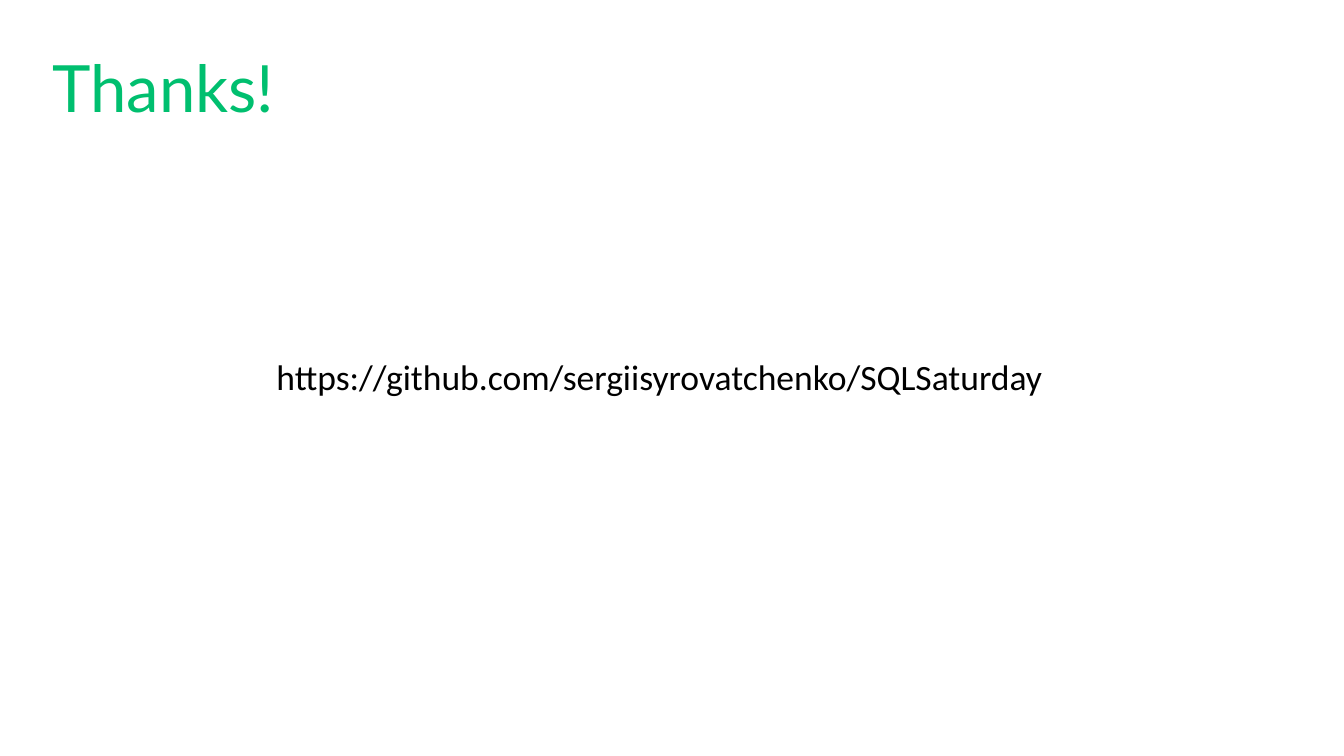
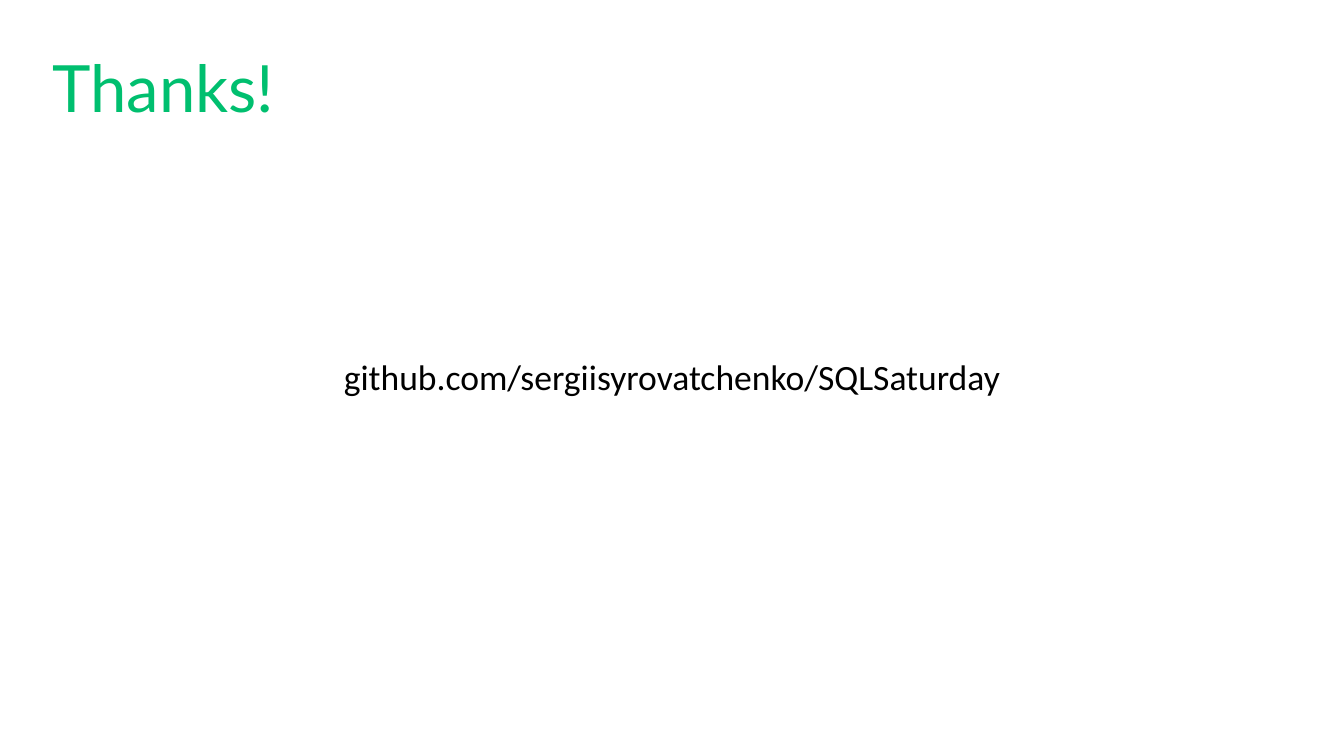
Before and after one commit to sergiisyrovatchenko/SQLSaturday, a slide deck: slide 10 of Columnstore/Columnstore.pptx. Drawn at 1344x756 pixels with LibreOffice and Linux fonts; fonts in the diff are those of the drawing; background and template pictures are left out. Boxes give left, top, right and bottom in pixels: in the first picture for what was removed or moved away, otherwise in the second. Text is boxed around its words. In the diff, an @@ line names an element or a change of style, - is before the commit and + after.

```diff
--- a/Columnstore/Columnstore.pptx
+++ b/Columnstore/Columnstore.pptx
@@ text at (344,365,1000,396): text changed @@
-https://github.com/sergiisyrovatchenko/SQLSaturday
+github.com/sergiisyrovatchenko/SQLSaturday
```
Also in this commit, not shown: 1 other slide changed, 14 other files.
